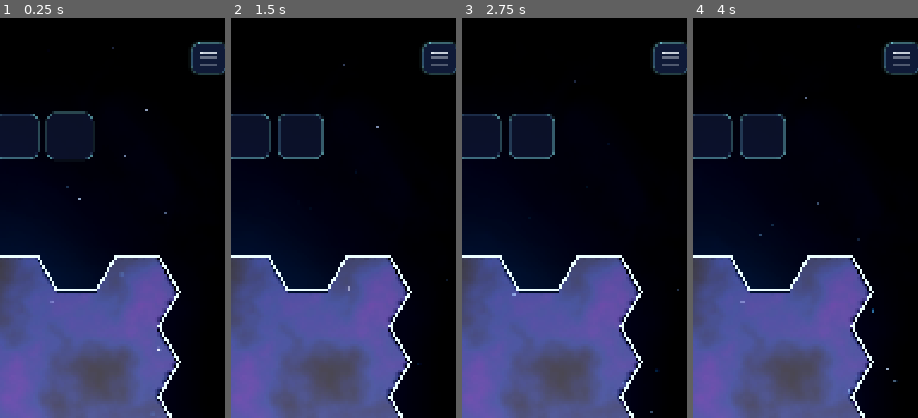
Above: before the commit, frames 1-4 (left to right).
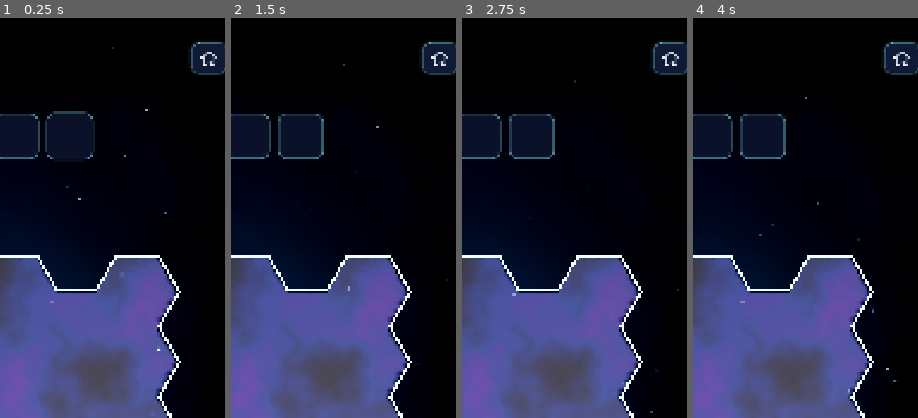
Above: after the commit, the same moments.

Repository: AdrianJetzer/hexi-bexi
Game: Godot game, scene res://scenes/screens/game_screen.tscn
The game is run twice, just before and just after one commit, with the same random seed, the same clock (stepped at 60 frames per second) and the same inputs.
Inputs (mouse positions are % of the whole screen's width and height, from its top left):
- Up to frame 1 (0.25 s): no input
- Up to frame 2 (1.5 s): tap Enter at 0.5 s; move the mouse to (72, 45) at 0.52 s; hold Shift 0.53-1.25 s; click (72, 45) at 0.67 s; drag from (30, 55) to (45, 70) at 1.27 s
- Up to frame 3 (2.75 s): move the mouse to (60, 28) at 2.02 s; tap Ctrl at 2.1 s; click (60, 28) at 2.17 s
- Up to frame 4 (4 s): drag from (45, 70) to (20, 35) at 2.77 s; move the mouse to (80, 65) at 3.52 s; tap Alt at 3.6 s; click (80, 65) at 3.67 s
The pictures show only the part of the screen within x 46-96%, y 0-50%; the shares and areas given below are measured in that part.

The runs differ from the first frame. In frame 1, 0.2% of the frame differs, in the area x 88-97%, y 8-12%; in frame 2, 0.2%; in frame 3, 0.2%; in frame 4, 0.2%.

Commit message:
Home-Screen: Haus-Symbol, Überschriften Modus und Einstellungen, Start nach kaltem Start
Co-Authored-By: Claude Opus 5.5 <noreply@anthropic.com>

Diff:
--- a/letter-tetris/scenes/screens/game_screen.gd
+++ b/letter-tetris/scenes/screens/game_screen.gd
@@ -105,6 +105,8 @@
 ## Einstellungen: Höhe der Modus-Karten und der Knöpfe darunter (gleich groß).
 const SETTINGS_CARD_HEIGHT := 170
 const SETTINGS_GAP := 22
+## Home-Screen: Abstand zwischen Überschrift und Knöpfen bzw. zwischen den Abschnitten.
+const SETTINGS_HEADING_GAP := 40
 ## Dezente Knöpfe unter den Modi (Vibration, Tutorial, Schließen): grau statt cyan, ohne Leuchten.
 const BTN2_BG := Color(0.08, 0.09, 0.13, 0.94)
 const BTN2_BG_PRESSED := Color(0.17, 0.19, 0.26, 0.97)
@@ -213,6 +215,8 @@
 var _choice: ColorRect
 var _choice_title: Label
 var _choice_cards: VBoxContainer
+## Home-Screen nach kaltem Start: Der Lauf darunter ist noch unberührt, Modus wählen ohne Nachfrage.
+var _home_fresh: bool = false
 
 
 func _ready() -> void:
@@ -228,6 +232,8 @@
 		new_run()
 		if _is_story():
 			_open_path.call_deferred()
+		# Kalter Start nach dem Tutorial: erst der Home-Screen (spec/screens.md v4.40).
+		_open_home_on_start.call_deferred()
 	# Schwächere Handys: 3D-Auflösung automatisch senken, wenn es ruckelt.
 	var guard := PerfGuard.new()
 	guard.extra_viewports.append(_chapter_view)
@@ -394,11 +400,11 @@
 	_offer_hint.cell_ratio = 0.9
 	add_child(_offer_hint)
 
-	# „Aufgeben“ (Kreuz) und „Einstellungen“ (Menü): schmale Glas-Knöpfe nur mit Symbol, dezenter
+	# „Aufgeben“ (Kreuz) und Home-Screen (Haus): schmale Glas-Knöpfe nur mit Symbol, dezenter
 	# als die Hilfe-Knöpfe; der Rand leuchtet beim Antippen auf (spec/screens.md v4.25).
 	_give_up_button = _icon_button("close")
 	_give_up_button.pressed.connect(func() -> void: _confirm.visible = true)
-	_settings_button = _icon_button("menu")
+	_settings_button = _icon_button("home")
 	_settings_button.pressed.connect(_open_settings)
 
 	_continue_button = _button("Weiter", 56)
@@ -452,27 +458,23 @@
 	_path_layer.mouse_filter = Control.MOUSE_FILTER_IGNORE
 	_path.add_child(_path_layer)
 
-	# Einstellungen: Modus wählen
-	var st := _overlay("Einstellungen")
+	# Home-Screen: Überschrift „Modus“ mit den Modi, darunter „Einstellungen“ mit Vibration,
+	# Tutorial, Schließen als dezentere Knöpfe gleicher Größe (spec/screens.md v4.40).
+	var st := _overlay("Modus")
 	_settings = st[0]
-	(st[1] as VBoxContainer).add_theme_constant_override("separation", 36)
-	var sub := Label.new()
-	sub.text = "Modus"
-	sub.horizontal_alignment = HORIZONTAL_ALIGNMENT_CENTER
-	sub.add_theme_font_size_override("font_size", 40)
-	sub.add_theme_color_override("font_color", TEXT_DIM)
-	(st[1] as VBoxContainer).add_child(sub)
-	# Eine Liste mit überall gleichem Abstand: erst die Modi, dann Vibration, Tutorial, Schließen
-	# als dezentere Knöpfe gleicher Größe.
-	var list := VBoxContainer.new()
-	list.add_theme_constant_override("separation", SETTINGS_GAP)
-	(st[1] as VBoxContainer).add_child(list)
+	(st[1] as VBoxContainer).add_theme_constant_override("separation", SETTINGS_HEADING_GAP)
 	_settings_modes = VBoxContainer.new()
 	_settings_modes.add_theme_constant_override("separation", SETTINGS_GAP)
-	list.add_child(_settings_modes)
+	(st[1] as VBoxContainer).add_child(_settings_modes)
+	var more_head := Label.new()
+	more_head.text = "Einstellungen"
+	more_head.horizontal_alignment = HORIZONTAL_ALIGNMENT_CENTER
+	more_head.add_theme_font_size_override("font_size", 68)
+	more_head.add_theme_color_override("font_color", TEXT)
+	(st[1] as VBoxContainer).add_child(more_head)
 	_settings_more = VBoxContainer.new()
 	_settings_more.add_theme_constant_override("separation", SETTINGS_GAP)
-	list.add_child(_settings_more)
+	(st[1] as VBoxContainer).add_child(_settings_more)
 	_vibration_button = _secondary_button("", _settings_more)
 	_vibration_button.pressed.connect(func() -> void:
 		Settings.vibration_on = not Settings.vibration_on
@@ -489,7 +491,7 @@
 		_update_vibration_button()
 		_update_labels())
 	var close := _secondary_button("Schließen", _settings_more)
-	close.pressed.connect(func() -> void: _settings.visible = false)
+	close.pressed.connect(_close_settings)
 
 	# Nachfrage: Modus mitten im Lauf wechseln
 	var mc := _overlay("Modus wechseln und\nneu starten?")
@@ -1009,7 +1011,7 @@
 	title.size = Vector2(col.y, 90)
 	_path_layer.add_child(title)
 	# Einstellungen: derselbe Symbol-Knopf an derselben Stelle wie im Spiel (Konsistenz).
-	var menu := _icon_button("menu", _path_layer)
+	var menu := _icon_button("home", _path_layer)
 	menu.size = ICON_BUTTON_SIZE
 	menu.position = _settings_button_pos(s)
 	menu.pressed.connect(_open_settings)
@@ -1096,6 +1098,16 @@
 	_settings.visible = true
 
 
+func _open_home_on_start() -> void:
+	_open_settings()
+	_home_fresh = true
+
+
+func _close_settings() -> void:
+	_settings.visible = false
+	_home_fresh = false
+
+
 func _update_vibration_button() -> void:
 	_vibration_button.text = "Vibration: an" if Settings.vibration_on else "Vibration: aus"
 	_test_button.text = "Testmodus: an (Lösen gratis)" if Settings.test_mode else "Testmodus: aus"
@@ -1105,7 +1117,14 @@
 	# Denselben Modus nochmal gewählt: wie ein Moduswechsel (Nachfrage, dann Neustart bzw. in der
 	# Story zurück aufs Brett). Nur auf dem Kapitel-Brett selbst schließen sich die Einstellungen.
 	if id == Settings.mode and _is_story() and _path.visible:
-		_settings.visible = false
+		_close_settings()
+		return
+	if _home_fresh:
+		# Nach kaltem Start ist noch nichts gespielt: aktueller Modus = einfach ins Spiel.
+		if id == Settings.mode:
+			_close_settings()
+		else:
+			_apply_mode(id)
 		return
 	if session != null and not session.is_over:
 		_pending_mode = id
@@ -1117,7 +1136,7 @@
 ## Modus wechseln und neu starten.
 func _apply_mode(id: String) -> void:
 	_mode_confirm.visible = false
-	_settings.visible = false
+	_close_settings()
 	_pending_mode = ""
 	if id == "":
 		return
@@ -1139,7 +1158,8 @@
 
 ## Menü-Eintrag „Tutorial“: mitten im Lauf erst nachfragen.
 func _on_tutorial_picked() -> void:
-	if session != null and not session.is_over and not session.tutorial and not _path.visible:
+	if session != null and not session.is_over and not session.tutorial and not _path.visible \
+			and not _home_fresh:
 		_tutorial_confirm.visible = true
 	else:
 		_start_tutorial()
@@ -1148,7 +1168,7 @@
 ## Tutorial starten (Modus Einfach); danach geht es im vorher gewählten Modus weiter.
 func _start_tutorial() -> void:
 	_tutorial_confirm.visible = false
-	_settings.visible = false
+	_close_settings()
 	if not _tutorial_active:
 		_tutorial_return = Settings.mode
 	_tutorial_active = true
--- a/letter-tetris/scenes/screens/glyph_icon.gd
+++ b/letter-tetris/scenes/screens/glyph_icon.gd
@@ -1,7 +1,7 @@
 class_name GlyphIcon
 extends Control
 ## Schlichtes Linien-Symbol für Symbol-Knöpfe (spec/screens.md): „close“ = Kreuz (Aufgeben),
-## „menu“ = drei Striche (Einstellungen). Gezeichnet statt Bilddatei, damit es auf jedem Display
+## „menu“ = drei Striche, „home“ = Haus (Home-Screen). Gezeichnet statt Bilddatei, damit es auf jedem Display
 ## scharf bleibt. Füllt das Elternelement; die Symbolgröße ist ein Anteil der kleineren Seite.
 
 var kind: String = "close":
@@ -33,6 +33,25 @@
 			for k in [-1, 0, 1]:
 				var y: float = c.y + k * r * 0.8
 				_line(Vector2(c.x - r * 1.15, y), Vector2(c.x + r * 1.15, y), w)
+		"home":
+			# Haus: Dach als Spitze, darunter die Wände mit Tür (offene Linien, wie das Kreuz).
+			var roof := c + Vector2(0, -r * 1.05)
+			var eave_l := c + Vector2(-r * 1.15, -r * 0.05)
+			var eave_r := c + Vector2(r * 1.15, -r * 0.05)
+			_line(eave_l, roof, w)
+			_line(roof, eave_r, w)
+			var wl := c.x - r * 0.78
+			var wr := c.x + r * 0.78
+			var top := c.y - r * 0.3
+			var bottom := c.y + r * 1.0
+			var door := r * 0.28
+			_line(Vector2(wl, top), Vector2(wl, bottom), w)
+			_line(Vector2(wr, top), Vector2(wr, bottom), w)
+			_line(Vector2(wl, bottom), Vector2(c.x - door, bottom), w)
+			_line(Vector2(c.x + door, bottom), Vector2(wr, bottom), w)
+			_line(Vector2(c.x - door, bottom), Vector2(c.x - door, c.y + r * 0.42), w)
+			_line(Vector2(c.x + door, bottom), Vector2(c.x + door, c.y + r * 0.42), w)
+			_line(Vector2(c.x - door, c.y + r * 0.42), Vector2(c.x + door, c.y + r * 0.42), w)
 
 
 ## Linie mit runden Enden.
Not shown, changed: spec/screens.md
